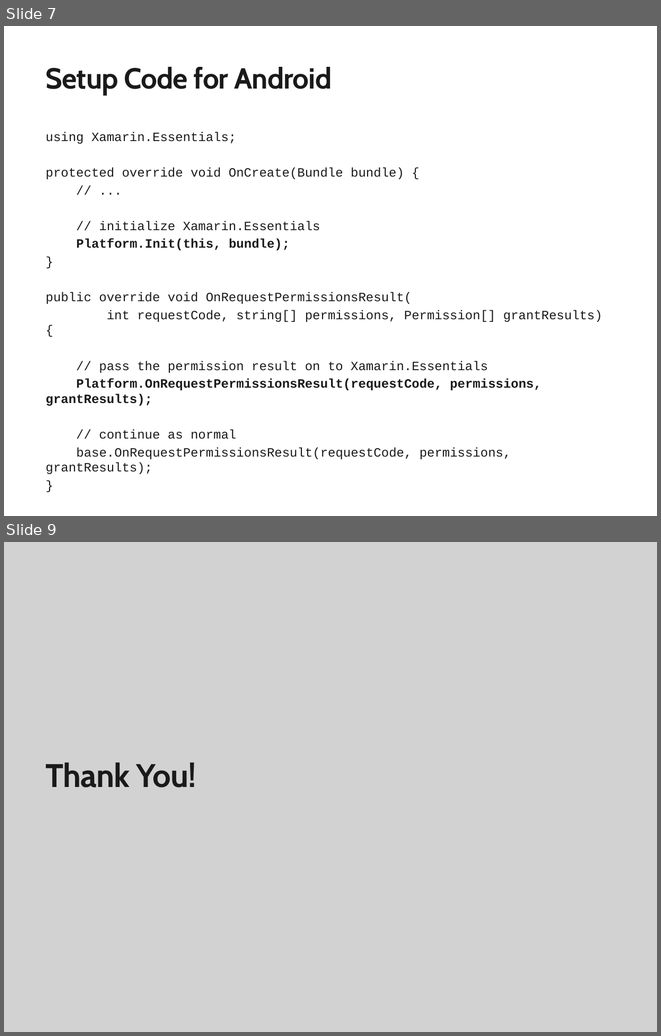
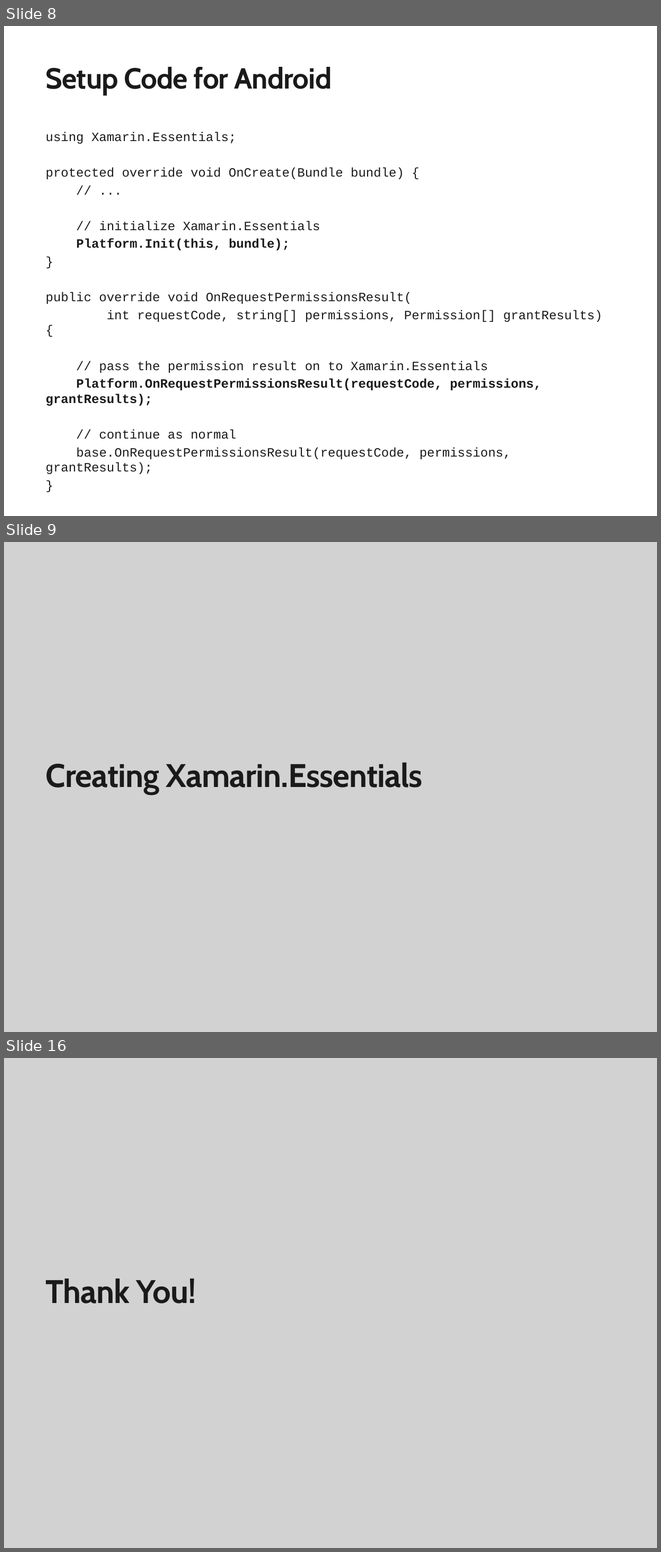
Before and after one commit to mattleibow/EssentialsDemo, a slide deck: Slides.pptx. Shown one above the other, each under a label of ours: slides 7 and 9 before the commit, slides 8, 9 and 16 after it; the slides between them are not shown. The pictures are 661x1036 and 661x1552 pixels, drawn with LibreOffice and Linux fonts; fonts in the diff are those of the drawing; background and template pictures are left out. Boxes give left, top, right and bottom in pixels: in the first picture for what was removed or moved away, otherwise in the second. Text is boxed around its words. In the diff, an @@ line names an element or a change of style, - is before the commit and + after.

```diff
--- a/Slides.pptx
+++ b/Slides.pptx
@@ slide 9 added at [4,542,657,1032], background #D2D2D2 @@
@@ title added at [46,762,423,794], 36 pt, text #1A1A1A, bold @@
+Creating Xamarin.Essentials
@@ what was slide 7 is now slide 8 @@
@@ what was slide 9 is now slide 16 @@
```
Also in this commit, not shown: 3 slides changed, 6 other slides added.
